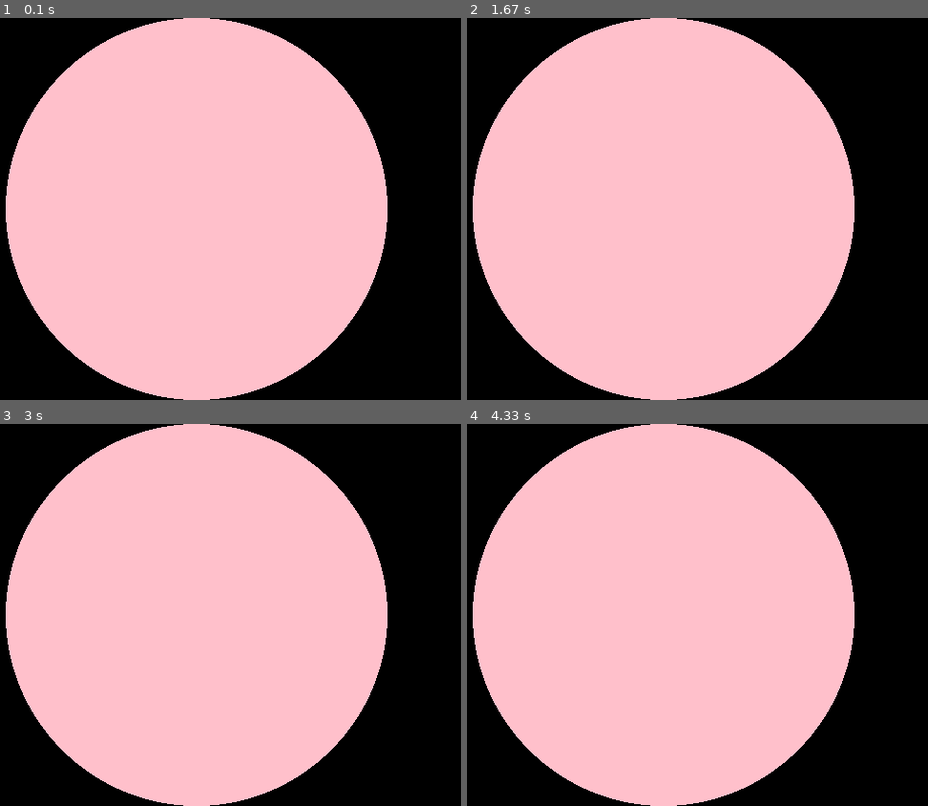
Above: before the commit, frames 1-4 (two rows, left to right).
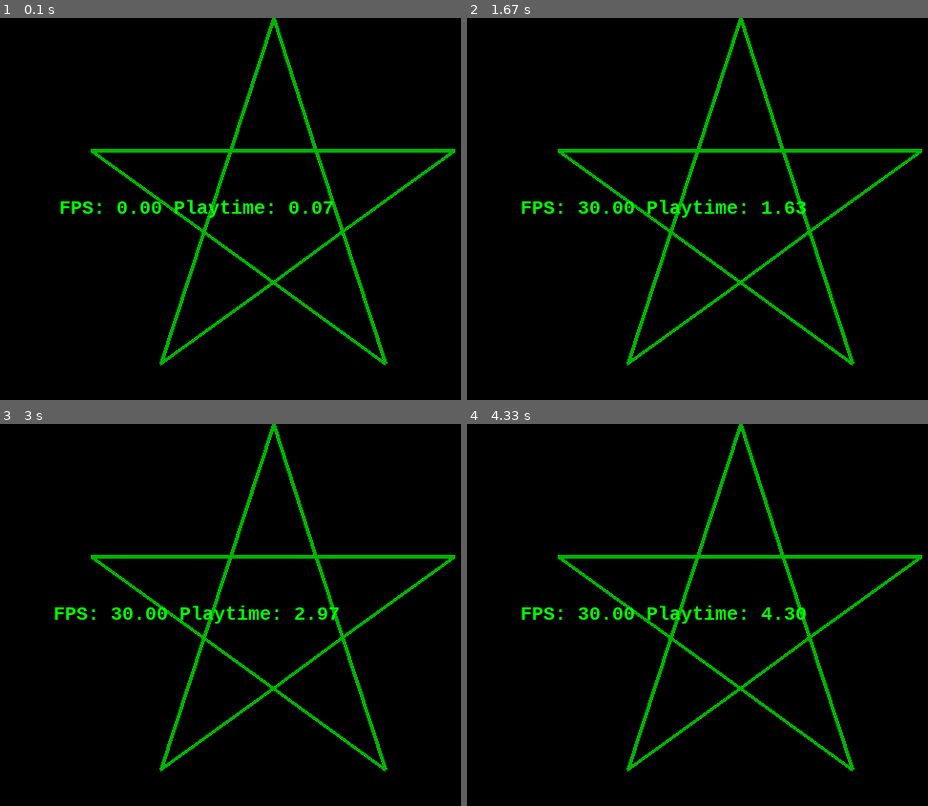
Above: after the commit, the same moments.

Repository: kok00n/pygame
Game: pygame game, started from framerate.py
Two runs of this game, one before a commit and one after it. Both use one fixed random seed, a clock stepped at 60 frames per second and the inputs below.
Inputs:
- Up to frame 1 (0.1 s): no input
- Up to frame 2 (1.67 s): no input
- Up to frame 3 (3 s): no input
- Up to frame 4 (4.33 s): no input

The runs differ from the first frame. In frame 1, 66% of the frame differs, in the area x 1-99%, y 0-100%; in frame 2, 66%; in frame 3, 66%; in frame 4, 66%.

Commit message:
Draw pentagram without function

Diff:
--- a/framerate.py
+++ b/framerate.py
@@ -1,4 +1,5 @@
 import pygame
+import math
 
 
 class FpsView(object):
@@ -27,11 +28,50 @@
 
             milliseconds = self.clock.tick(self.fps)
             self.playtime += milliseconds / 1000.0
-            #self.draw_text(f"FPS: {self.clock.get_fps():02.2f} Playtime: {self.playtime:4.2f}")
+            self.draw_text(f"FPS: {self.clock.get_fps():02.2f} Playtime: {self.playtime:4.2f}")
+
+            #pygame.draw.polygon(self.background, (0, 180, 0), ((250, 100), (300, 0), (350, 50), (275, 150)), 4)
+
+            # Pentagram
+            radius = 200
+            a0 = pentagram_center = (400, 200)
+            litle_radius = radius - radius / 1.618
+            radians = 36 * math.pi / 180
+
+            # Inside pentagon vertices
+            a1 = (a0[0],
+                  a0[1] + litle_radius)
+            a2 = (a0[0] + litle_radius * math.cos(radians / 2),
+                  a0[1] + litle_radius * math.sin(radians / 2))
+            a3 = (a0[0] + litle_radius * math.sin(radians),
+                  a0[1] - litle_radius * math.cos(radians))
+            a4 = (a0[0] - litle_radius * math.sin(radians),
+                  a3[1])
+            a5 = (a0[0] - litle_radius * math.cos(radians / 2),
+                  a2[1])
+
+            # Outside pentagon vertices
+            a6 = (a0[0],
+                  a0[1] - radius)
+            a7 = (a0[0] - radius * math.cos(radians / 2),
+                  a0[1] - radius * math.sin(radians / 2))
+            a8 = (a0[0] - radius * math.sin(radians),
+                  a0[1] + radius * math.cos(radians))
+            a9 = (a0[0] + radius * math.sin(radians),
+                  a8[1])
+            a10 = (a0[0] + radius * math.cos(radians / 2),
+                   a7[1])
+
+
+            pygame.draw.polygon(self.background, (0, 180, 0), (a3, a4, a6), 4)
+            pygame.draw.polygon(self.background, (0, 180, 0), (a4, a5, a7), 4)
+            pygame.draw.polygon(self.background, (0, 180, 0), (a5, a1, a8), 4)
+            pygame.draw.polygon(self.background, (0, 180, 0), (a1, a2, a9), 4)
+            pygame.draw.polygon(self.background, (0, 180, 0), (a2, a3, a10), 4)
 
             # Big pink circle in the middle of the screen
-            radius = int(min((self.width, self.height)))
-            self.draw_circle(where=((self.width - radius) // 2, (self.height - radius) // 2), radius=int(radius / 2) , color=(255, 192, 203))
+            # radius = int(min((self.width, self.height)))
+            # self.draw_circle(where=((self.width - radius) // 2, (self.height - radius) // 2), radius=int(radius / 2) , color=(255, 192, 203))
 
             pygame.display.update()
             self.screen.blit(self.background, (0, 0))
